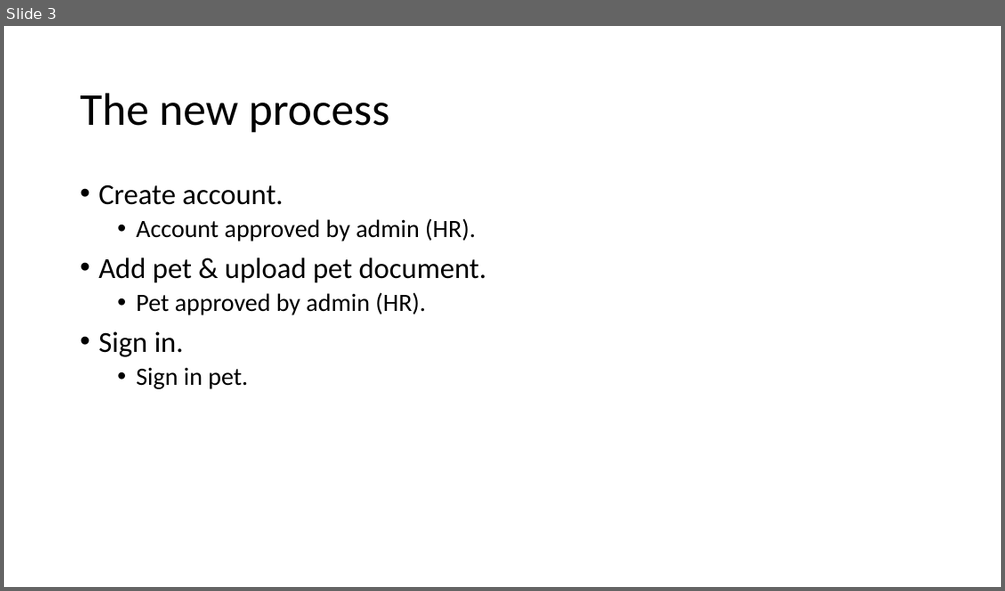
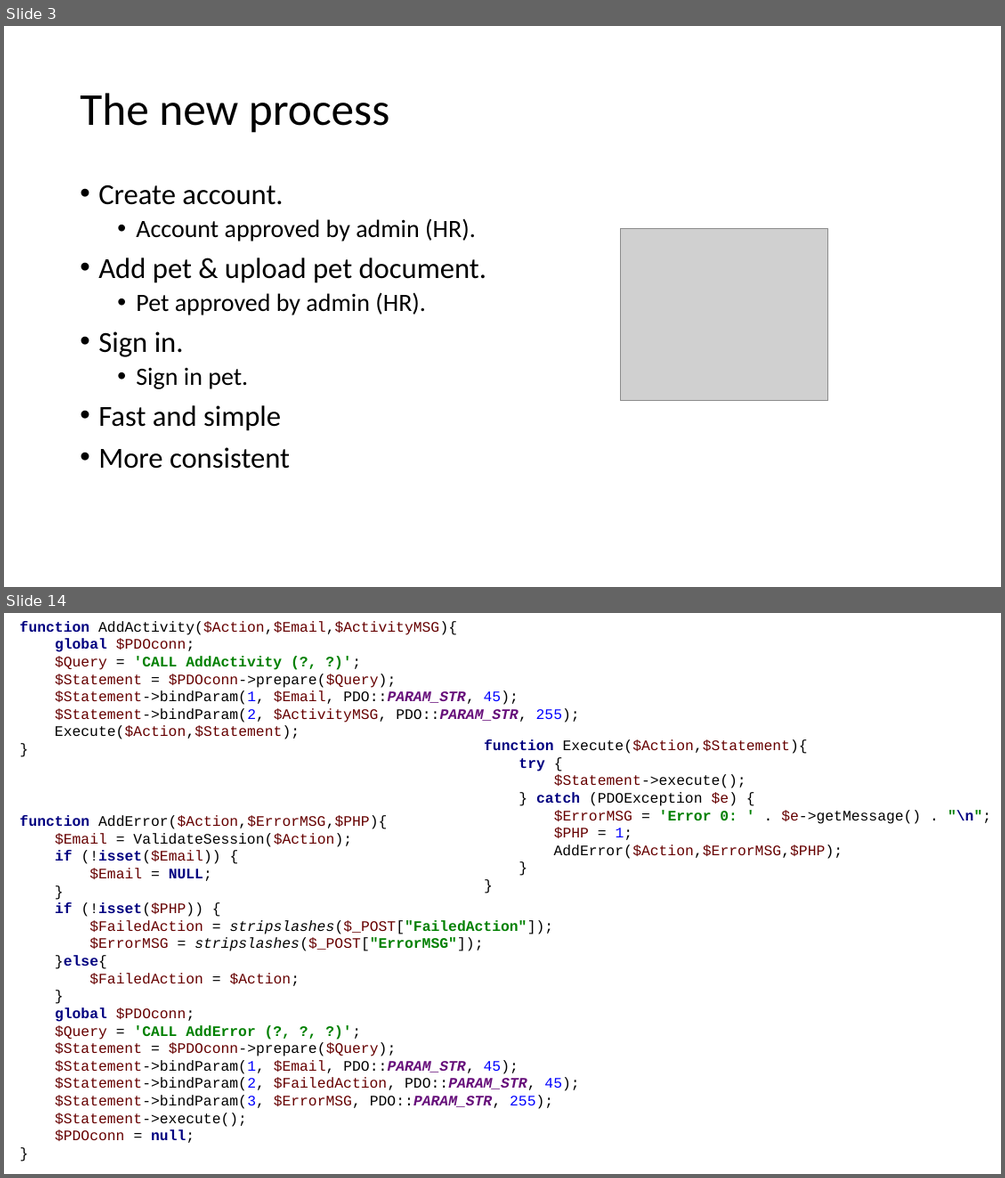
Before and after one commit to alibkaba/Pet_Sign_In_Web_App, a slide deck: doc/Ali_Kaba.pptx. Shown one above the other, each under a label of ours: slide 3 before the commit, slides 3 and 14 after it; the slides between them are not shown. The pictures are 1005x591 and 1005x1178 pixels, drawn with LibreOffice and Linux fonts; fonts in the diff are those of the drawing; grey boxes stand for pictures. Boxes give left, top, right and bottom in pixels: in the first picture for what was removed or moved away, otherwise in the second. Text is boxed around its words. In the diff, an @@ line names an element or a change of style, - is before the commit and + after.

```diff
--- a/doc/Ali_Kaba.pptx
+++ b/doc/Ali_Kaba.pptx
@@ slide 14 added at bbox=[4, 613, 1001, 1174], background #FFFFFF @@
@@ text added at bbox=[20, 621, 580, 739], 14 pt, text #660000 @@
+function AddActivity($Action,$Email,$ActivityMSG){
+global $PDOconn;
+$Query = 'CALL AddActivity (?, ?)';
+$Statement = $PDOconn->prepare($Query);
+$Statement->bindParam(1, $Email, PDO::PARAM_STR, 45);
+$Statement->bindParam(2, $ActivityMSG, PDO::PARAM_STR, 255);
+Execute($Action,$Statement);
+}
@@ text added at bbox=[484, 739, 991, 859], 14 pt, text #000000 @@
+function Execute($Action,$Statement){
+try {
+$Statement->execute();
+} catch (PDOException $e) {
+$ErrorMSG = 'Error 0: ' . $e->getMessage() . "\n";
+$PHP = 1;
+AddError($Action,$ErrorMSG,$PHP);
+}
+}
@@ text added at bbox=[20, 815, 579, 1143], 14 pt, text #660000 @@
+function AddError($Action,$ErrorMSG,$PHP){
+$Email = ValidateSession($Action);
+if (!isset($Email)) {
+$Email = NULL;
+}
+if (!isset($PHP)) {
+$FailedAction = stripslashes($_POST["FailedAction"]);
+$ErrorMSG = stripslashes($_POST["ErrorMSG"]);
+}else{
+$FailedAction = $Action;
+}
+global $PDOconn;
+$Query = 'CALL AddError (?, ?, ?)';
+$Statement = $PDOconn->prepare($Query);
+$Statement->bindParam(1, $Email, PDO::PARAM_STR, 45);
+$Statement->bindParam(2, $FailedAction, PDO::PARAM_STR, 45);
+$Statement->bindParam(3, $ErrorMSG, PDO::PARAM_STR, 255);
+$Statement->execute();
+$PDOconn = null;
+}
@@ slide 3 changed as well @@
@@ picture added at bbox=[620, 228, 827, 401] @@
@@ text at bbox=[98, 405, 290, 468]: paragraphs added @@
+• Fast and simple
+• More consistent
```
Also in this commit, not shown: 1 other slide changed, 13 other slides added, 2 slides removed, 10 other files.
